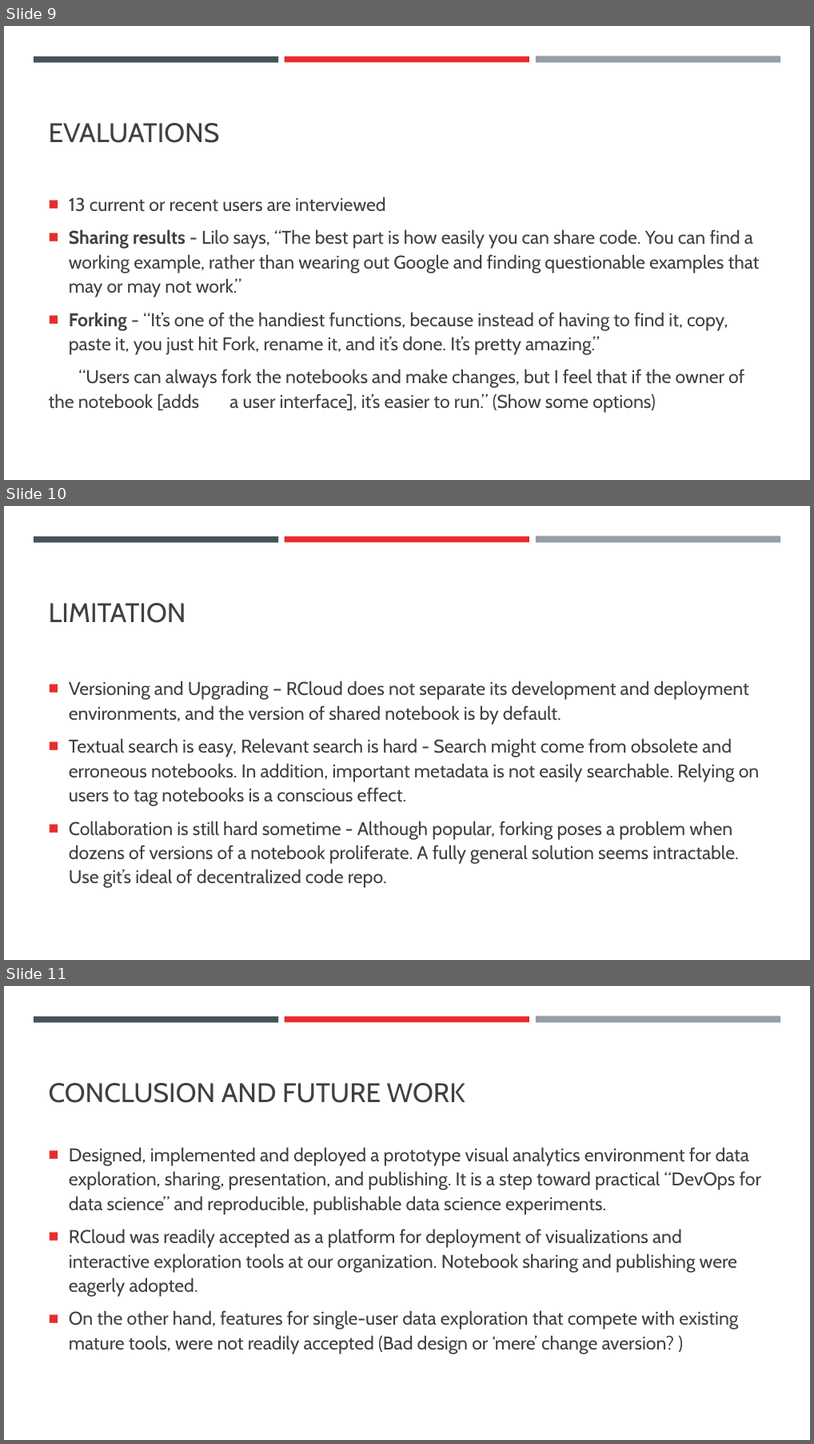
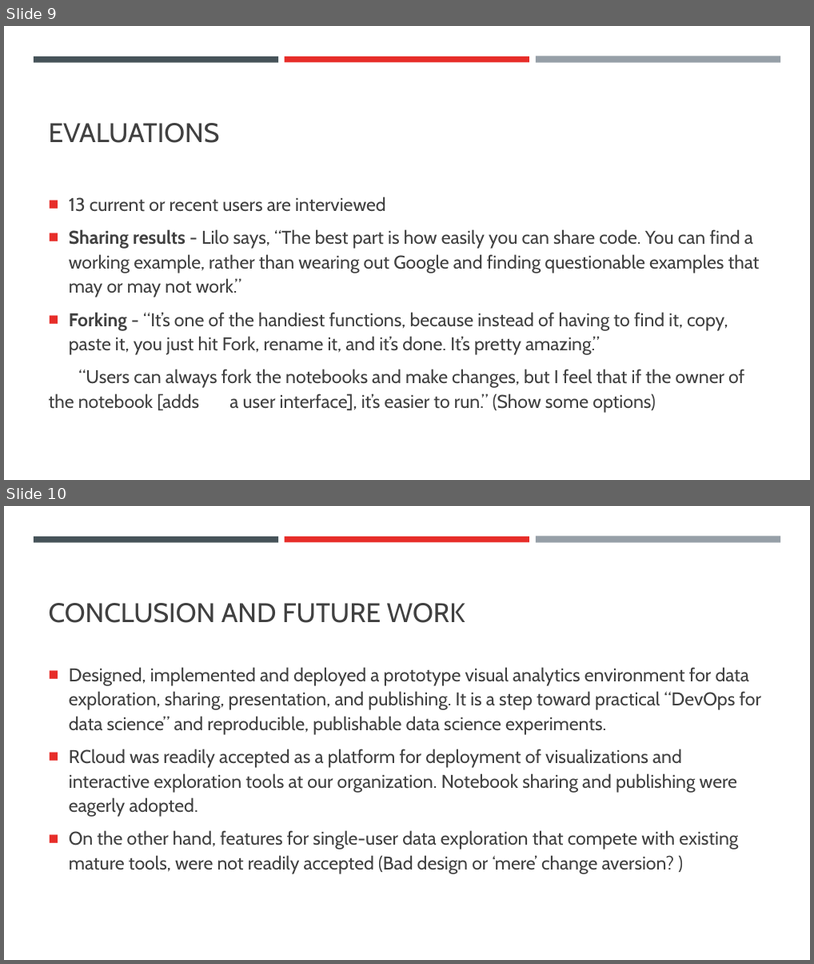
Before and after one commit to connectbo/connectbo, a slide deck: img/bo7.pptx. Shown one above the other, each under a label of ours: slides 9, 10 and 11 before the commit, slides 9 and 10 after it. The pictures are 814x1444 and 814x964 pixels, drawn with LibreOffice and Linux fonts; fonts in the diff are those of the drawing. Boxes give left, top, right and bottom in pixels: in the first picture for what was removed or moved away, otherwise in the second. Text is boxed around its words. In the diff, an @@ line names an element or a change of style, - is before the commit and + after.

```diff
--- a/img/bo7.pptx
+++ b/img/bo7.pptx
@@ slide 10 removed at [4, 506, 810, 960], background #FFFFFF; not listed: 3 template elements that a slide beside it also shows @@
@@ title removed at [49, 603, 186, 623] @@
-LIMITATION
@@ text removed at [69, 680, 760, 888] @@
-■ Versioning and Upgrading – RCloud does not separate its development and deployment environments, and the version of shared notebook is by default.
-■ Textual search is easy, Relevant search is hard - Search might come from obsolete and erroneous notebooks. In addition, important metadata is not easily searchable. Relying on users to tag notebooks is a conscious effect.
-■ Collaboration is still hard sometime - Although popular, forking poses a problem when dozens of versions of a notebook proliferate. A fully general solution seems intractable. Use git’s ideal of decentralized code repo.
@@ what was slide 11 is now slide 10 @@
```
